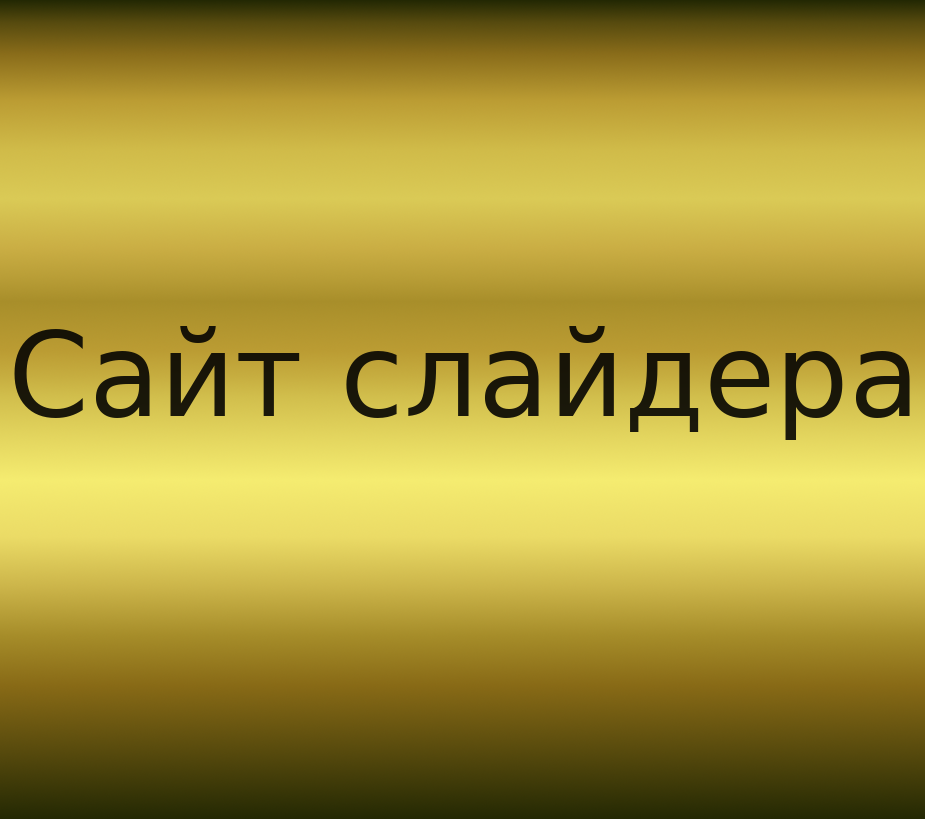
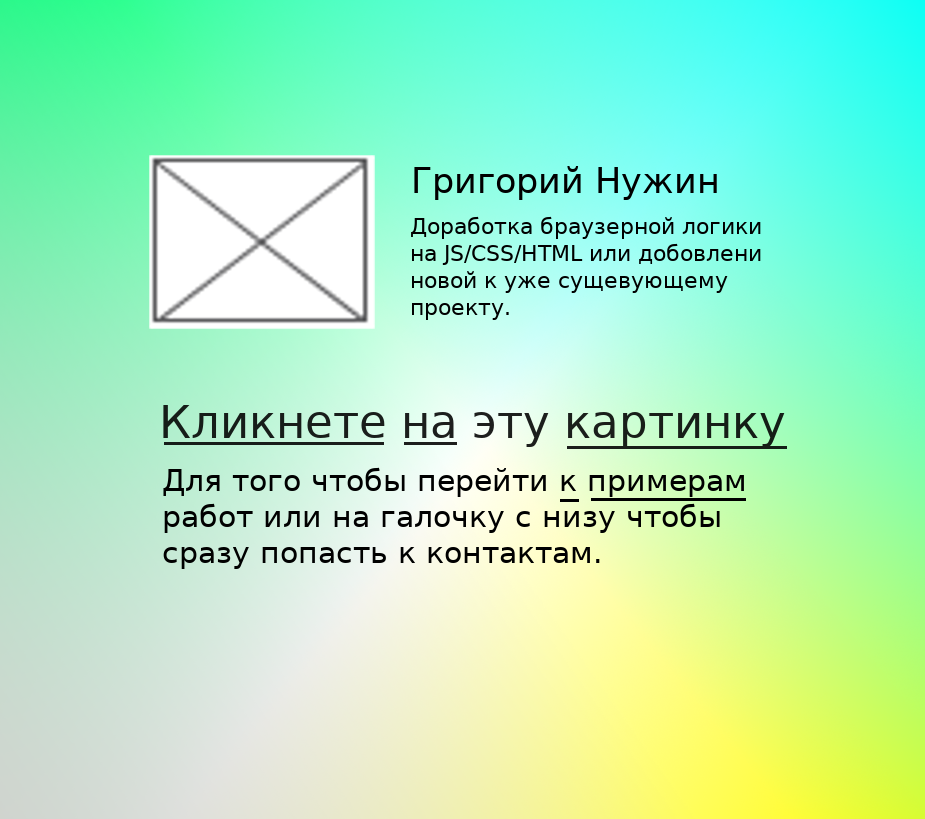
Two versions of the same layered image (925 x 819). Layer-by-layer changes:
added group "Моя подпись" with 4 layers above "Пример" over [149, 155, 761, 329]
added layer "Григорий Нужин" in group "Моя подпись" over [414, 166, 717, 200]
added layer "Доработка браузерной логики на..." in group "Моя подпись" over [411, 216, 761, 320]
added layer "Аватарка" in group "Моя подпись" over [149, 155, 375, 329]
hid "Сайт слайдера" over [14, 326, 910, 440]
removed layer "Копия example.jpg" over [0, 0, 925, 819]
added layer "Для того чтобы перейти к приме..." above "Слой" over [163, 467, 744, 569]
added layer "Слой" above "Кликнете на эту картинку" over [560, 498, 746, 502]
renamed "Примеры работ" to "Кликнете на эту картинку", showed it, painted on it over [17, 326, 913, 449]
